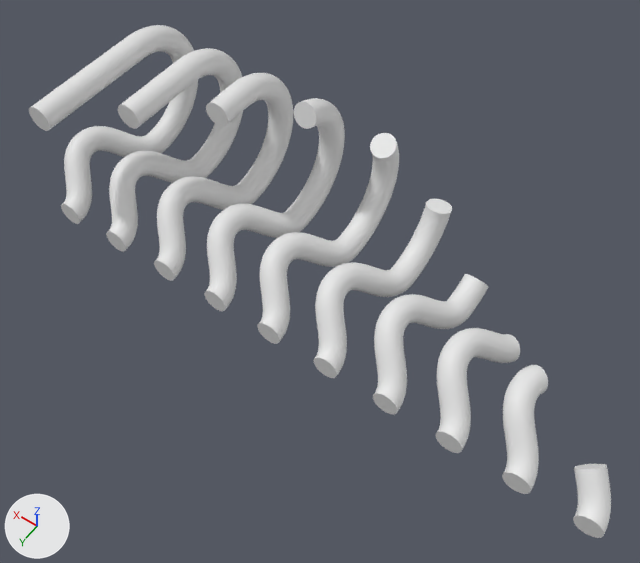
The glTF model images/models/takePathFraction.glb as it was, and as the next commit left it.
Rendered twice from a 50 mm camera at (1.15, 5.5, 10.55) aimed at (5.71, -0.88, 0.52). Every picture has the same lights, and +X, +Y and +Z are marked at lower left. The older version comes first. Where no turn or scale is listed for an object, it has been applied to the vertices.

Objects in the first picture: '=>[0:1:1:10]', '=>[0:1:1:11]', '=>[0:1:1:2]', '=>[0:1:1:3]', '=>[0:1:1:4]', '=>[0:1:1:5]', '=>[0:1:1:6]', '=>[0:1:1:7]', '=>[0:1:1:8]', '=>[0:1:1:9]'.
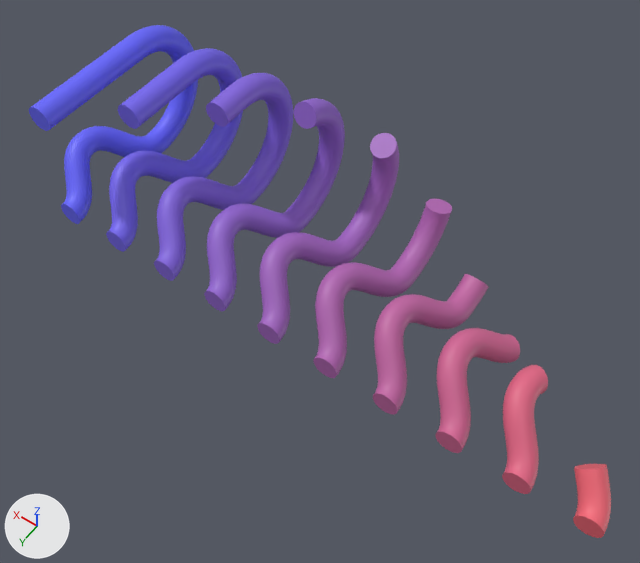
What differs and where, as boxes [x1, y1, x2, y2] in the pictures (640 x 563 px):
'=>[0:1:1:11]', recoloured (white to blue)
    both: [29, 25, 198, 224]
'=>[0:1:1:10]', recoloured (white to blue)
    both: [106, 48, 243, 252]
'=>[0:1:1:9]', recoloured (white to purple)
    both: [154, 73, 293, 281]
'=>[0:1:1:8]', recoloured (white to purple)
    both: [204, 98, 345, 311]
'=>[0:1:1:7]', recoloured (white to purple)
    both: [257, 133, 399, 344]
'=>[0:1:1:6]', recoloured (white to pink)
    both: [313, 199, 452, 378]
'=>[0:1:1:5]', recoloured (white to pink)
    both: [373, 274, 488, 414]
'=>[0:1:1:4]', recoloured (white to pink)
    both: [436, 328, 520, 453]
'=>[0:1:1:3]', recoloured (white to pink)
    both: [502, 365, 548, 494]
'=>[0:1:1:2]', recoloured (white to red)
    both: [573, 464, 611, 538]

The change, as a diff of the scene's bpy script:
```diff
--- a/images/models/takePathFraction.glb.py
+++ b/images/models/takePathFraction.glb.py
@@ mat_mat_9 @@
+mat_mat_9 = principled_material('mat_9')
+mat_mat_9.base_color = (0.133, 0.133, 1.0)  # blue #6666ff
@@ mat_mat_8 @@
+mat_mat_8 = principled_material('mat_8')
+mat_mat_8.base_color = (0.179, 0.133, 0.869)  # blue #7566f0
@@ mat_mat_7 @@
+mat_mat_7 = principled_material('mat_7')
+mat_mat_7.base_color = (0.233, 0.133, 0.748)  # purple #8566e0
@@ mat_mat_6 @@
+mat_mat_6 = principled_material('mat_6')
+mat_mat_6.base_color = (0.296, 0.133, 0.638)  # purple #9466d1
@@ mat_mat_5 @@
+mat_mat_5 = principled_material('mat_5')
+mat_mat_5.base_color = (0.367, 0.133, 0.538)  # purple #a366c2
@@ mat_mat_4 @@
+mat_mat_4 = principled_material('mat_4')
+mat_mat_4.base_color = (0.448, 0.133, 0.448)  # pink #b366b3
@@ mat_mat_3 @@
+mat_mat_3 = principled_material('mat_3')
+mat_mat_3.base_color = (0.538, 0.133, 0.367)  # pink #c266a3
@@ mat_mat_2 @@
+mat_mat_2 = principled_material('mat_2')
+mat_mat_2.base_color = (0.638, 0.133, 0.296)  # pink #d16694
@@ mat_mat_1 @@
+mat_mat_1 = principled_material('mat_1')
+mat_mat_1.base_color = (0.748, 0.133, 0.233)  # pink #e06685
@@ mat_mat_0 @@
+mat_mat_0 = principled_material('mat_0')
+mat_mat_0.base_color = (0.869, 0.133, 0.179)  # red #f06675
@@ me_solid @@
 me_solid.from_pydata(...)  # 1486 vertices, 2968 faces; spans x 0.8..1.489, y -0.735..0.0, z -0.2..0.489
+me_solid.materials.append(mat_mat_0)  # red #f06675
@@ me_solid_001 @@
 me_solid_001.from_pydata(...)  # 2644 vertices, 5284 faces; spans x 1.8..2.7, y -1.354..0.0, z -0.2..0.7
+me_solid_001.materials.append(mat_mat_1)  # pink #e06685
@@ me_solid_002 @@
 me_solid_002.from_pydata(...)  # 4163 vertices, 8322 faces; spans x 2.8..3.7, y -1.87..0.0, z -0.2..0.7
+me_solid_002.materials.append(mat_mat_2)  # pink #d16694
@@ me_solid_003 @@
 me_solid_003.from_pydata(...)  # 4701 vertices, 9398 faces; spans x 3.8..4.7, y -2.59..0.0, z -0.2..0.7
+me_solid_003.materials.append(mat_mat_3)  # pink #c266a3
@@ me_solid_004 @@
 me_solid_004.from_pydata(...)  # 5306 vertices, 10608 faces; spans x 4.8..5.7, y -3.15..0.0, z -0.2..0.78
+me_solid_004.materials.append(mat_mat_4)  # pink #b366b3
@@ me_solid_005 @@
 me_solid_005.from_pydata(...)  # 5907 vertices, 11810 faces; spans x 5.8..6.7, y -3.2..0.0, z -0.2..1.56
+me_solid_005.materials.append(mat_mat_5)  # purple #a366c2
@@ me_solid_006 @@
 me_solid_006.from_pydata(...)  # 6504 vertices, 13004 faces; spans x 6.8..7.7, y -3.2..0.0, z -0.2..2.14
+me_solid_006.materials.append(mat_mat_6)  # purple #9466d1
@@ me_solid_007 @@
 me_solid_007.from_pydata(...)  # 6811 vertices, 13618 faces; spans x 7.8..8.7, y -3.2..0.0, z -0.2..2.2
+me_solid_007.materials.append(mat_mat_7)  # purple #8566e0
@@ me_solid_008 @@
 me_solid_008.from_pydata(...)  # 6797 vertices, 13590 faces; spans x 8.8..9.7, y -3.2..0.0, z -0.2..2.2
+me_solid_008.materials.append(mat_mat_8)  # blue #7566f0
@@ me_solid_009 @@
 me_solid_009.from_pydata(...)  # 6796 vertices, 13588 faces; spans x 9.8..10.7, y -3.2..0.0, z -0.2..2.2
+me_solid_009.materials.append(mat_mat_9)  # blue #6666ff
```
